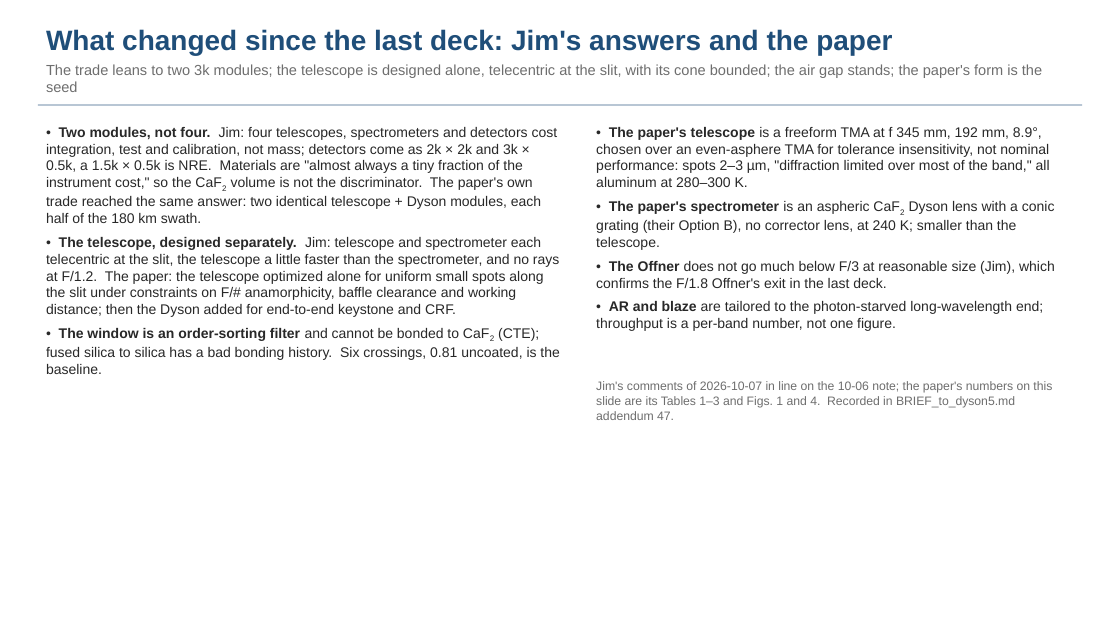
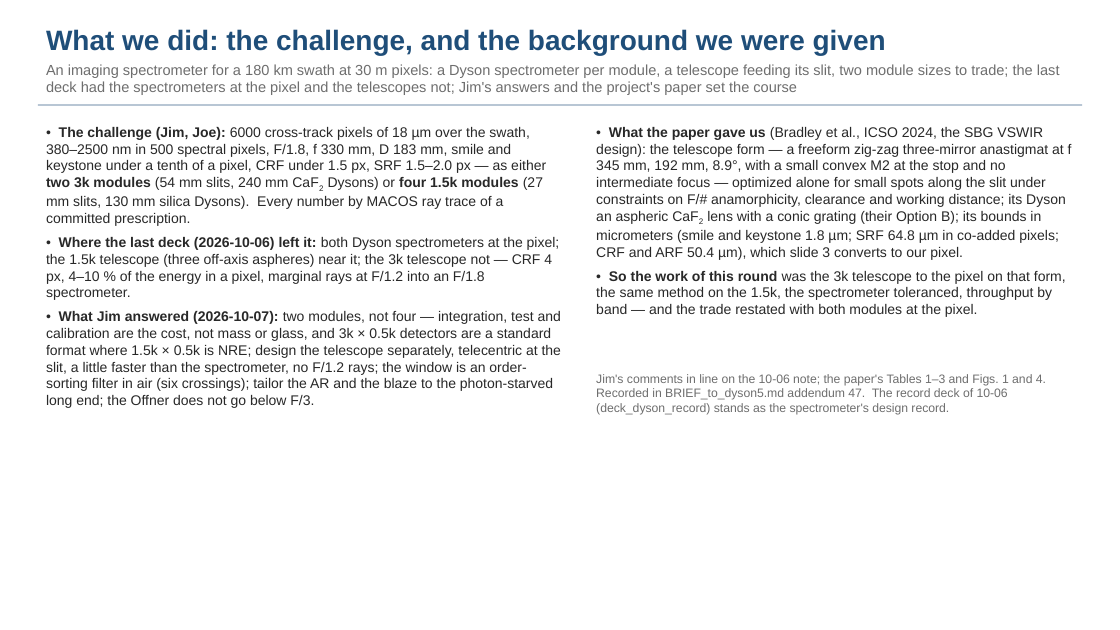
Before and after one commit to nasa-jpl/macos, a slide deck: slide 4 of demo_session/deck_dyson_3k.pptx. Drawn at 1120x630 pixels with LibreOffice and Linux fonts; fonts in the diff are those of the drawing. Boxes give left, top, right and bottom in pixels: in the first picture for what was removed or moved away, otherwise in the second. Text is boxed around its words. In the diff, an @@ line names an element or a change of style, - is before the commit and + after.

```diff
--- a/demo_session/deck_dyson_3k.pptx
+++ b/demo_session/deck_dyson_3k.pptx
@@ text at box(46, 29, 1060, 95): text changed @@
-What changed since the last deck: Jim's answers and the paper
-The trade leans to two 3k modules; the telescope is designed alone, telecentric at the slit, with its cone bounded; the air gap stands; the paper's form is the seed
+What we did: the challenge, and the background we were given
+An imaging spectrometer for a 180 km swath at 30 m pixels: a Dyson spectrometer per module, a telescope feeding its slit, two module sizes to trade; the last deck had the spectrometers at the pixel and the telescopes not; Jim's answers and the project's paper set the course
@@ text at box(46, 127, 561, 408): text changed @@
-• Two modules, not four. Jim: four telescopes, spectrometers and detectors cost integration, test and calibration, not mass; detectors come as 2k × 2k and 3k × 0.5k, a 1.5k × 0.5k is NRE. Materials are "almost always a tiny fraction of the instrument cost," so the CaF2 volume is not the discriminator. The paper's own trade reached the same answer: two identical telescope + Dyson modules, each half of the 180 km swath.
-• The telescope, designed separately. Jim: telescope and spectrometer each telecentric at the slit, the telescope a little faster than the spectrometer, and no rays at F/1.2. The paper: the telescope optimized alone for uniform small spots along the slit under constraints on F/# anamorphicity, baffle clearance and working distance; then the Dyson added for end-to-end keystone and CRF.
-• The window is an order-sorting filter and cannot be bonded to CaF2 (CTE); fused silica to silica has a bad bonding history. Six crossings, 0.81 uncoated, is the baseline.
+• The challenge (Jim, Joe): 6000 cross-track pixels of 18 µm over the swath, 380–2500 nm in 500 spectral pixels, F/1.8, f 330 mm, D 183 mm, smile and keystone under a tenth of a pixel, CRF under 1.5 px, SRF 1.5–2.0 px — as either two 3k modules (54 mm slits, 240 mm CaF2 Dysons) or four 1.5k modules (27 mm slits, 130 mm silica Dysons). Every number by MACOS ray trace of a committed prescription.
+• Where the last deck (2026-10-06) left it: both Dyson spectrometers at the pixel; the 1.5k telescope (three off-axis aspheres) near it; the 3k telescope not — CRF 4 px, 4–10 % of the energy in a pixel, marginal rays at F/1.2 into an F/1.8 spectrometer.
+• What Jim answered (2026-10-07): two modules, not four — integration, test and calibration are the cost, not mass or glass, and 3k × 0.5k detectors are a standard format where 1.5k × 0.5k is NRE; design the telescope separately, telecentric at the slit, a little faster than the spectrometer, no F/1.2 rays; the window is an order-sorting filter in air (six crossings); tailor the AR and the blaze to the photon-starved long end; the Offner does not go below F/3.
@@ text at box(596, 127, 1072, 317): text changed @@
-• The paper's telescope is a freeform TMA at f 345 mm, 192 mm, 8.9°, chosen over an even-asphere TMA for tolerance insensitivity, not nominal performance: spots 2–3 µm, "diffraction limited over most of the band," all aluminum at 280–300 K.
-• The paper's spectrometer is an aspheric CaF2 Dyson lens with a conic grating (their Option B), no corrector lens, at 240 K; smaller than the telescope.
-• The Offner does not go much below F/3 at reasonable size (Jim), which confirms the F/1.8 Offner's exit in the last deck.
-• AR and blaze are tailored to the photon-starved long-wavelength end; throughput is a per-band number, not one figure.
+• What the paper gave us (Bradley et al., ICSO 2024, the SBG VSWIR design): the telescope form — a freeform zig-zag three-mirror anastigmat at f 345 mm, 192 mm, 8.9°, with a small convex M2 at the stop and no intermediate focus — optimized alone for small spots along the slit under constraints on F/# anamorphicity, clearance and working distance; its Dyson an aspheric CaF2 lens with a conic grating (their Option B); its bounds in micrometers (smile and keystone 1.8 µm; SRF 64.8 µm in co-added pixels; CRF and ARF 50.4 µm), which slide 3 converts to our pixel.
+• So the work of this round was the 3k telescope to the pixel on that form, the same method on the 1.5k, the spectrometer toleranced, throughput by band — and the trade restated with both modules at the pixel.
@@ text at box(596, 374, 1046, 415): text changed @@
-Jim's comments of 2026-10-07 in line on the 10-06 note; the paper's numbers on this slide are its Tables 1–3 and Figs. 1 and 4. Recorded in BRIEF_to_dyson5.md addendum 47.
+Jim's comments in line on the 10-06 note; the paper's Tables 1–3 and Figs. 1 and 4. Recorded in BRIEF_to_dyson5.md addendum 47. The record deck of 10-06 (deck_dyson_record) stands as the spectrometer's design record.
```
Also in this commit, not shown: 5 other slides changed, 1 other file.
